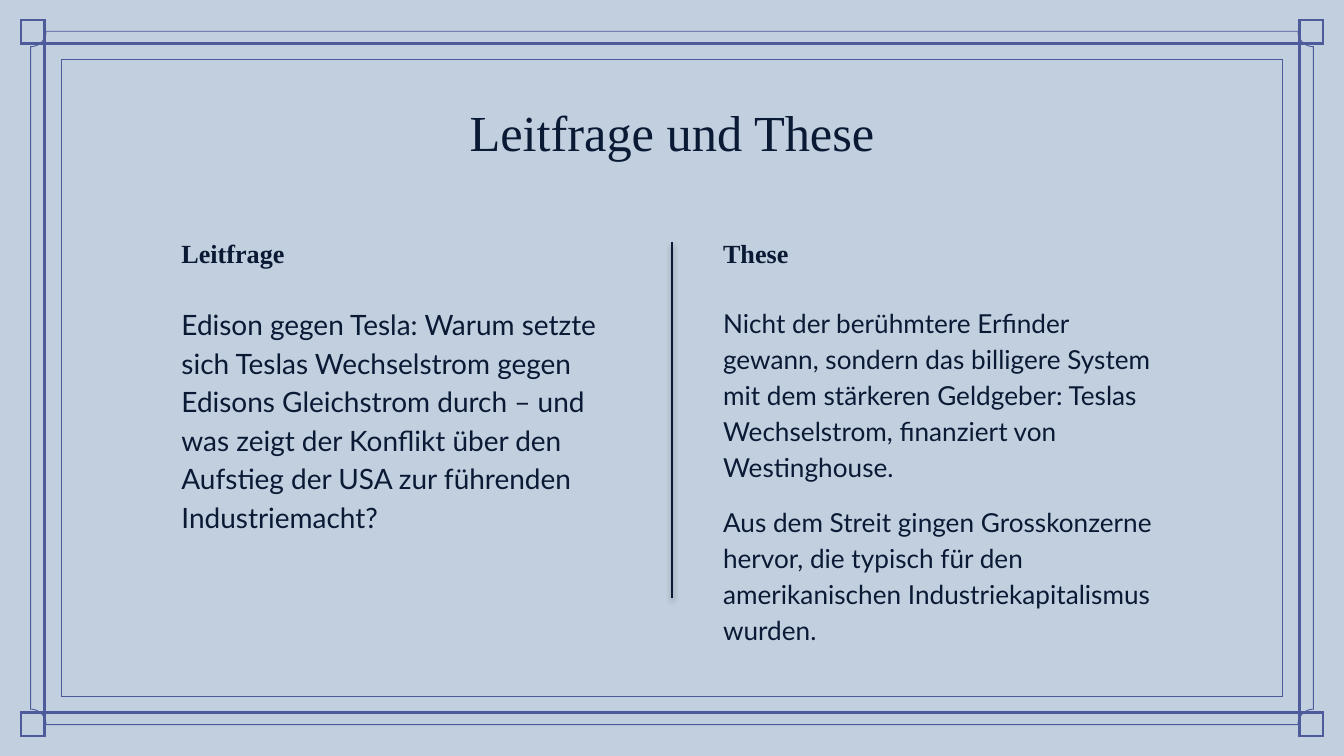
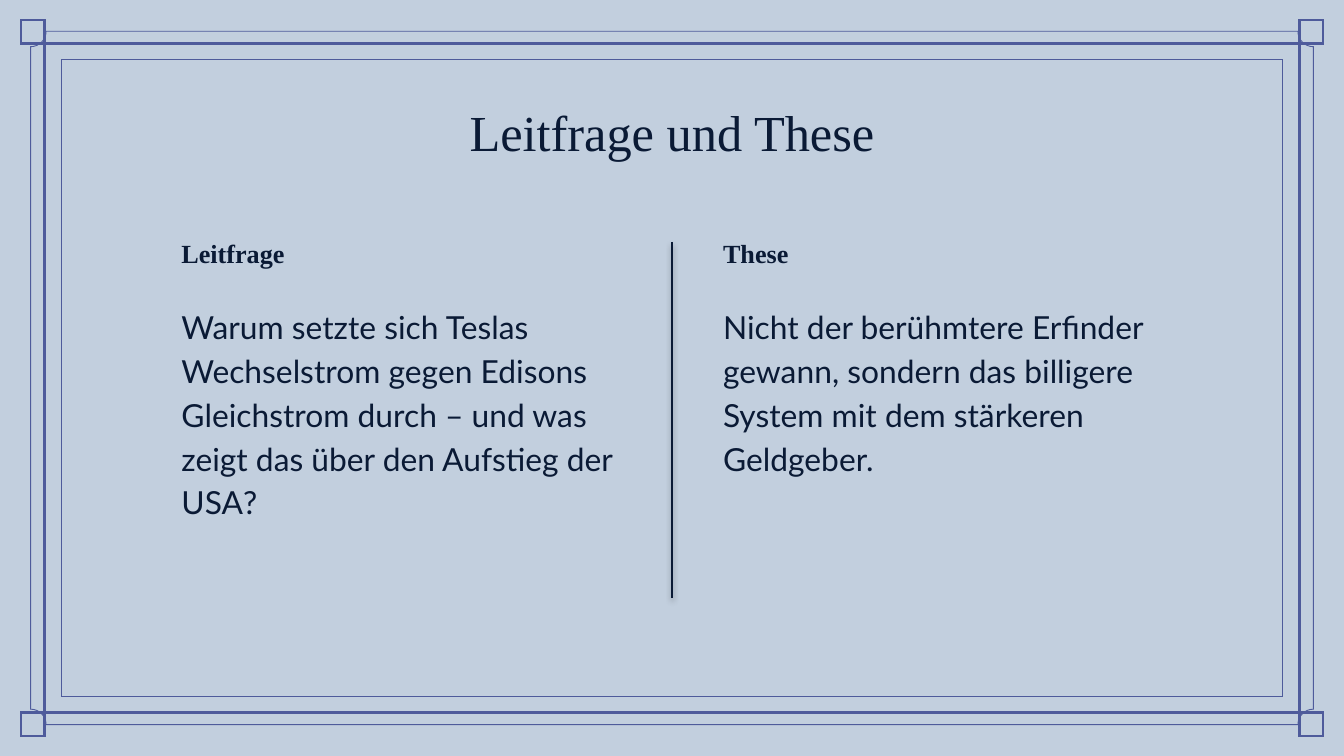
Before and after one commit to simonbruder-hub/Edison_vs_Westinghouse, a slide deck: slide 4 of abgabe/Praesentation_Stromkrieg_Bruder.pptx. Drawn at 1344x756 pixels with LibreOffice and Linux fonts; fonts in the diff are those of the drawing; background and template pictures are left out. Boxes give left, top, right and bottom in pixels: in the first picture for what was removed or moved away, otherwise in the second. Text is boxed around its words. In the diff, an @@ line names an element or a change of style, - is before the commit and + after.

```diff
--- a/abgabe/Praesentation_Stromkrieg_Bruder.pptx
+++ b/abgabe/Praesentation_Stromkrieg_Bruder.pptx
@@ subtitle at [181,315,613,515]: text changed; size 15 to 17 pt @@
-Edison gegen Tesla: Warum setzte sich Teslas Wechselstrom gegen Edisons Gleichstrom durch – und was zeigt der Konflikt über den Aufstieg der USA zur führenden Industriemacht?
+Warum setzte sich Teslas Wechselstrom gegen Edisons Gleichstrom durch – und was zeigt das über den Aufstieg der USA?
@@ subtitle at [723,315,1144,477]: text changed; size 14 to 17 pt @@
-Nicht der berühmtere Erfinder gewann, sondern das billigere System mit dem stärkeren Geldgeber: Teslas Wechselstrom, finanziert von Westinghouse.
-Aus dem Streit gingen Grosskonzerne hervor, die typisch für den amerikanischen Industriekapitalismus wurden.
+Nicht der berühmtere Erfinder gewann, sondern das billigere System mit dem stärkeren Geldgeber.
```
Also in this commit, not shown: 16 other slides changed, 3 slides added, 2 slides removed, 16 other files.
